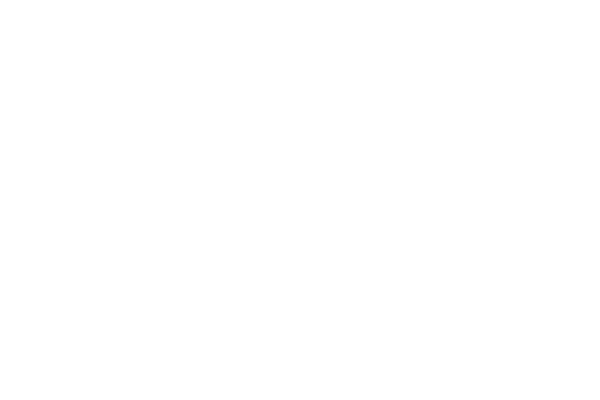
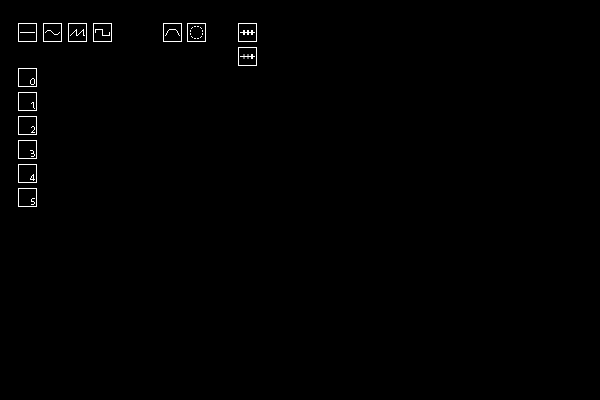
Layer changes from the first 600 x 400 image to the second:
painted on "tools-outline" over left=238, top=24, right=257, bottom=65
painted on "tools" over left=240, top=30, right=255, bottom=59
showed "Background" over left=0, top=0, right=600, bottom=400
